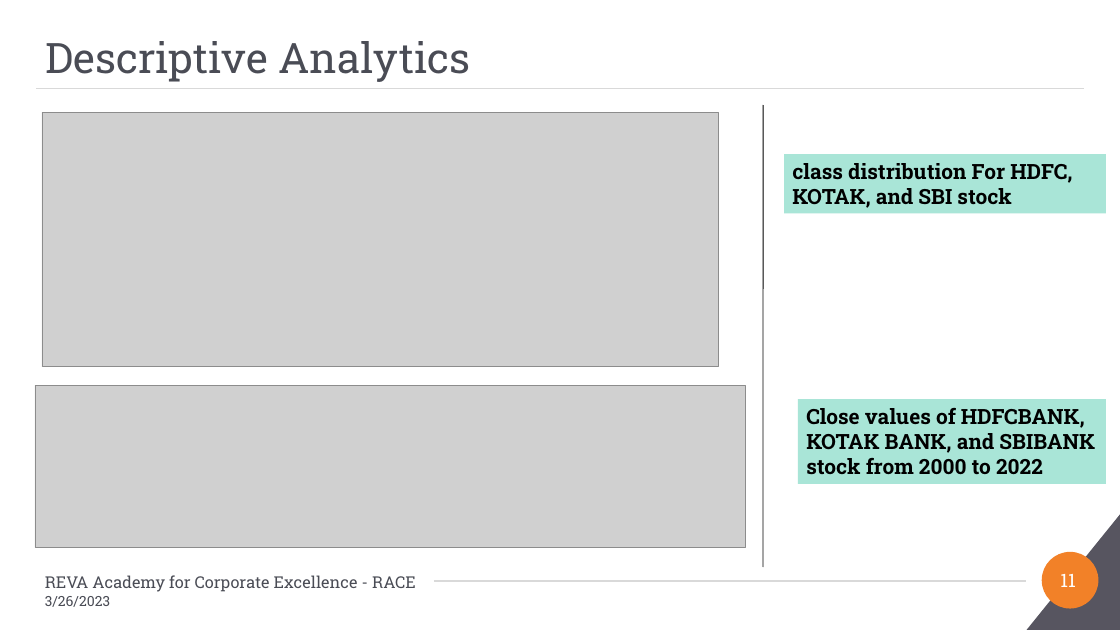
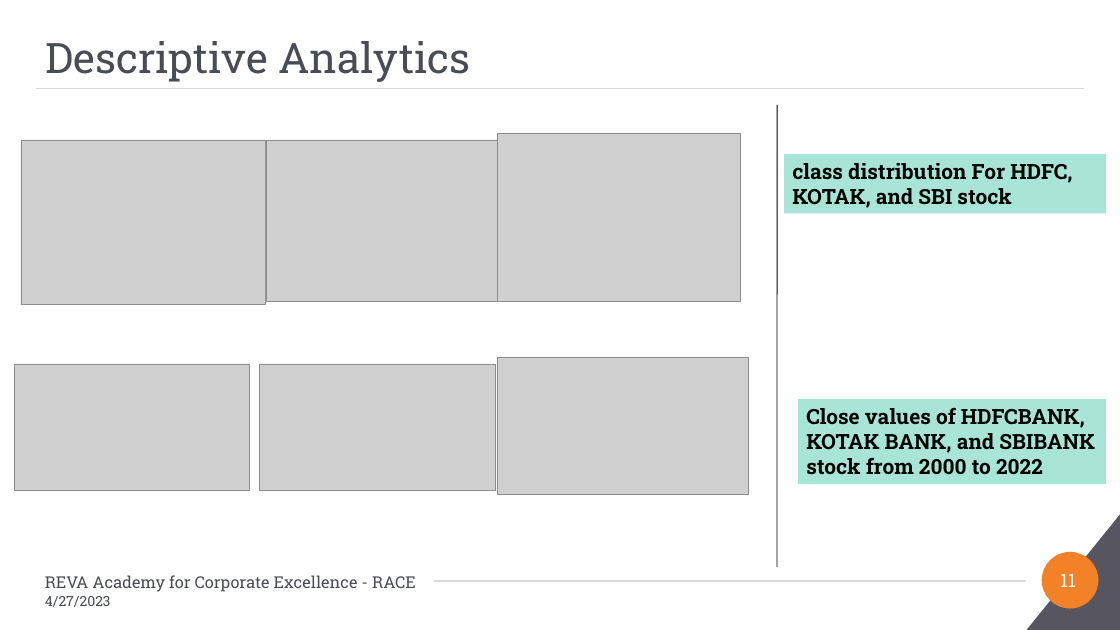
Before and after one commit to Embedded-org/ACCOMPLISHMENTS, a slide deck: slide 11 of RACE_CAPSTONE_PROJECT2/Conference_Paper2/PaperID-180_Direction Detection of Select Stocks with Machine Learning.pptx. Drawn at 1120x630 pixels with LibreOffice and Linux fonts; fonts in the diff are those of the drawing; grey boxes stand for pictures; background and template pictures are left out. Boxes give left, top, right and bottom in pixels: in the first picture for what was removed or moved away, otherwise in the second. Text is boxed around its words. In the diff, an @@ line names an element or a change of style, - is before the commit and + after.

```diff
--- a/RACE_CAPSTONE_PROJECT2/Conference_Paper2/PaperID-180_Direction Detection of Select Stocks with Machine Learning.pptx
+++ b/RACE_CAPSTONE_PROJECT2/Conference_Paper2/PaperID-180_Direction Detection of Select Stocks with Machine Learning.pptx
@@ picture removed at [42,112,718,366] @@
@@ line moved from (764, 105) - (763, 567) to (777, 105) - (777, 567) @@
@@ table added at [21,140,749,308], 1 rows, 3 columns @@
+ |  | 
@@ picture added at [21,140,266,305] @@
@@ picture added at [266,140,497,302] @@
@@ picture added at [497,133,741,301] @@
@@ table added at [14,357,763,504], 1 rows, 3 columns @@
+ |  | 
@@ picture added at [497,357,749,494] @@
@@ picture added at [14,364,250,490] @@
@@ picture removed at [35,385,745,548] @@
@@ picture added at [259,364,495,491] @@
@@ text at [45,596,111,607]: text changed @@
-3/26/2023
+4/27/2023
```
Also in this commit, not shown: 21 other slides changed, 1 other file.
